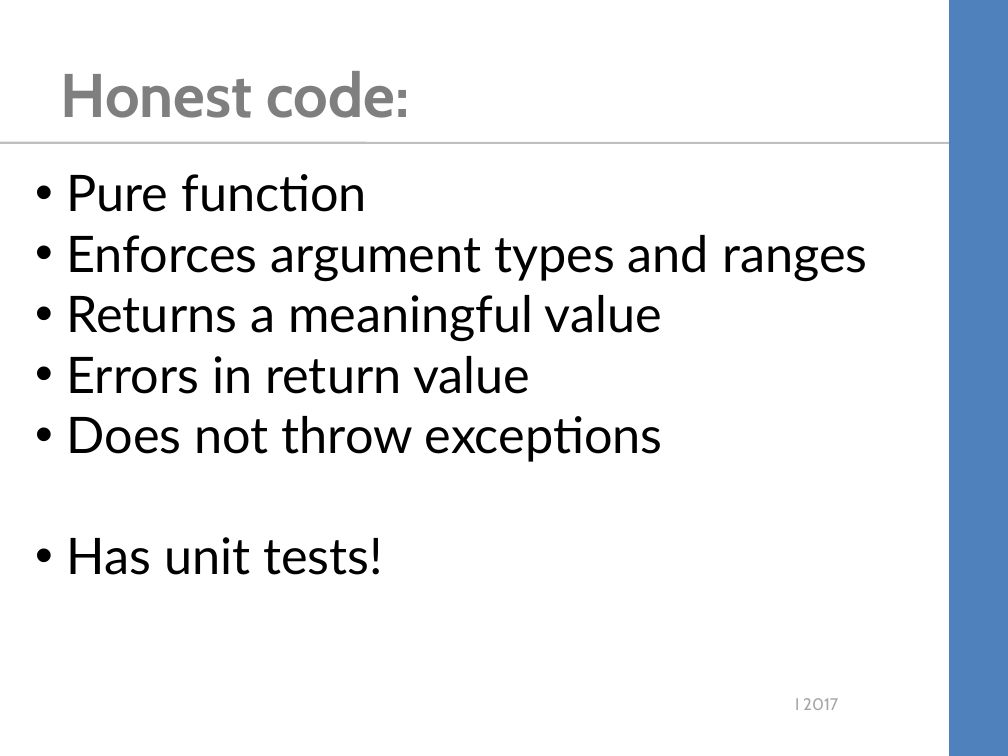
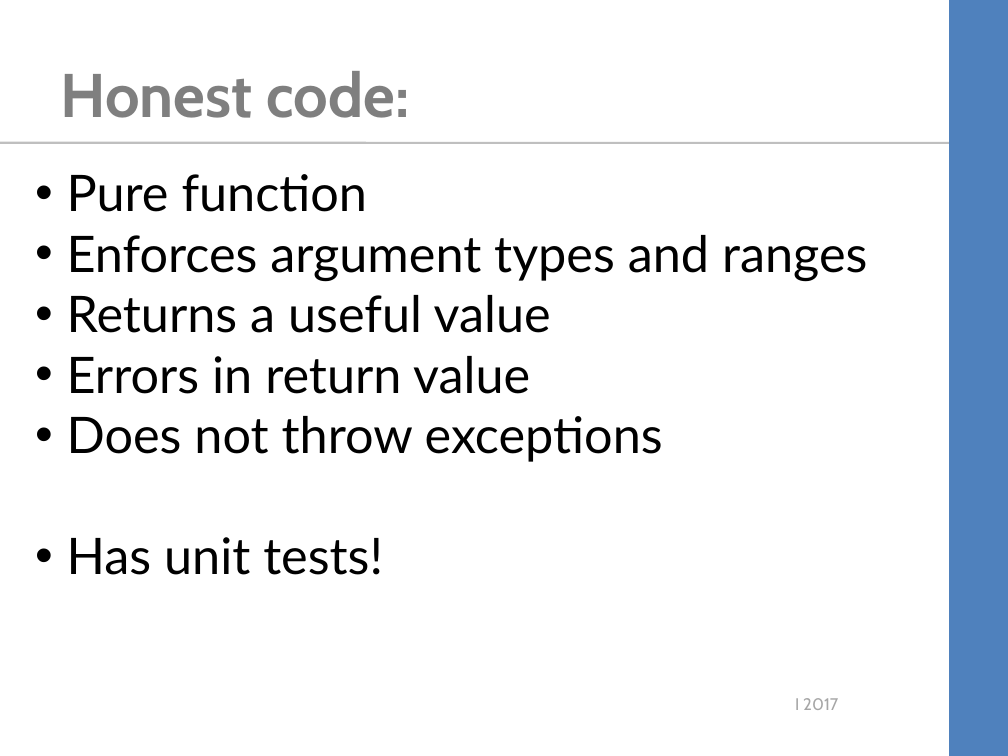
Before and after one commit to kimtuck/YourCodeIsLying, a slide deck: slide 12 of YourCodeIsLying.ppt (slide 10 before the commit). Drawn at 1008x756 pixels with LibreOffice and Linux fonts; fonts in the diff are those of the drawing; background and template pictures are left out. Boxes give left, top, right and bottom in pixels: in the first picture for what was removed or moved away, otherwise in the second. Text is boxed around its words. In the diff, an @@ line names an element or a change of style, - is before the commit and + after.

```diff
--- a/YourCodeIsLying.ppt
+++ b/YourCodeIsLying.ppt
@@ text at bbox=[67, 295, 551, 333]: text changed @@
-• Returns a meaningful value
+• Returns a useful value
```
Also in this commit, not shown: 3 slides added, 1 slide removed, 3 other files.
